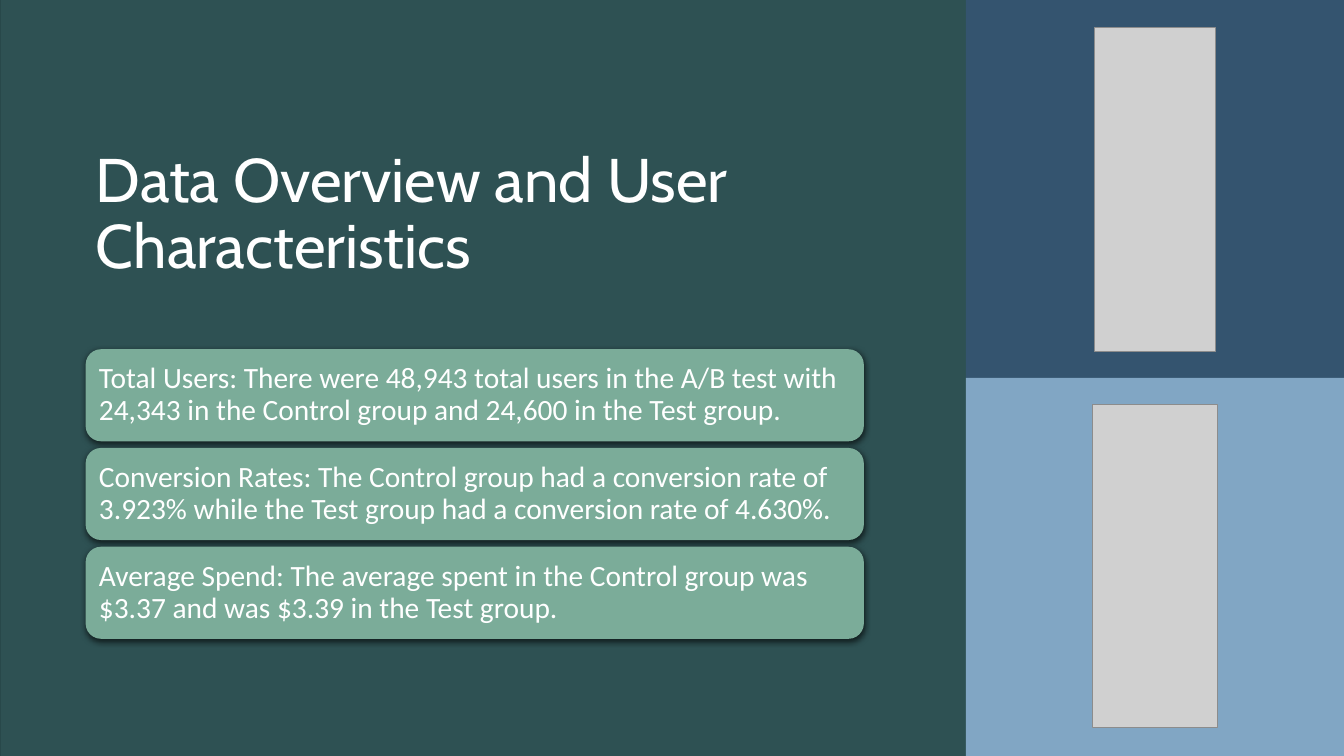
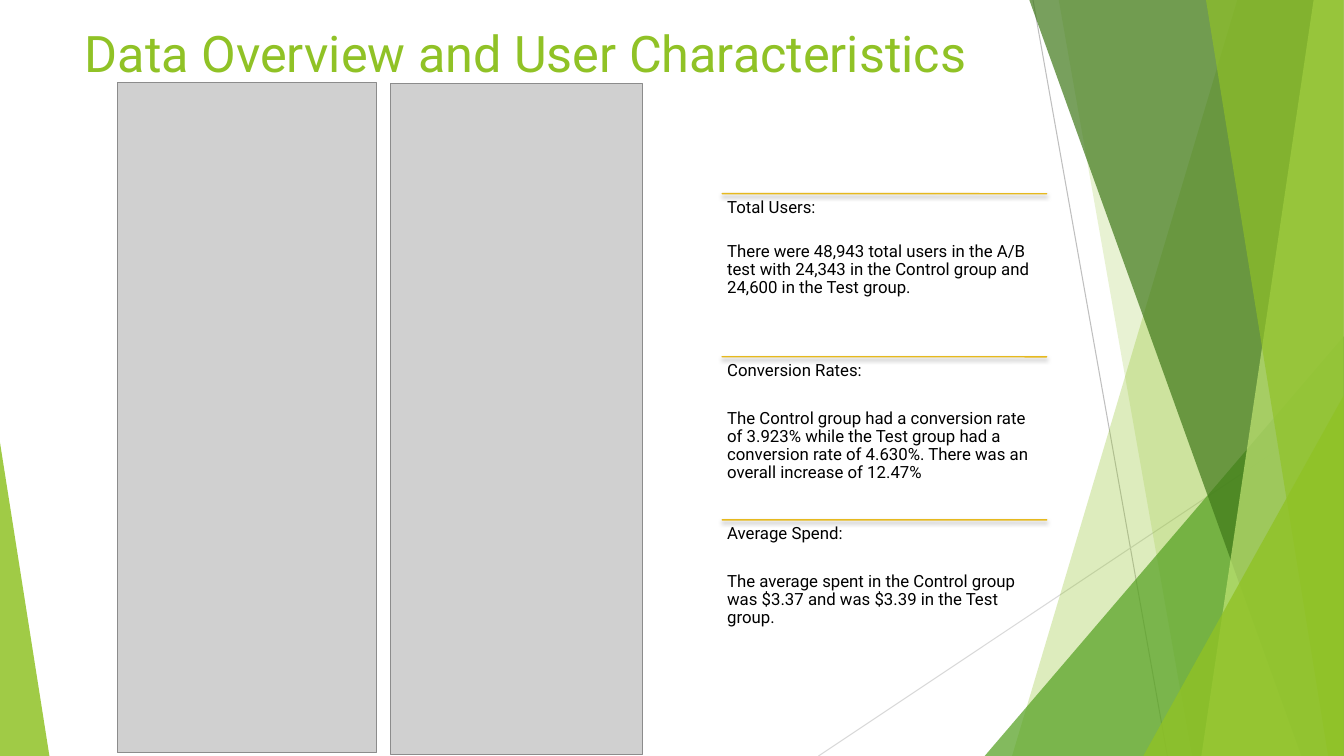
Before and after one commit to bhazeltn/Globox_AB_Project, a slide deck: slide 5 of Globox.pptx (slide 4 before the commit). Drawn at 1344x756 pixels with LibreOffice and Linux fonts; fonts in the diff are those of the drawing; grey boxes stand for pictures. Boxes give left, top, right and bottom in pixels: in the first picture for what was removed or moved away, otherwise in the second. Text is boxed around its words. In the diff, an @@ line names an element or a change of style, - is before the commit and + after.

```diff
--- a/Globox.pptx
+++ b/Globox.pptx
@@ background #213A3B to #FFFFFF @@
@@ rectangle removed at (x1=0, y1=0, x2=1344, y2=756) @@
@@ rectangle removed at (x1=0, y1=0, x2=1344, y2=756) @@
@@ title "Data Overview and User Characteristics" moved from (x1=96, y1=156, x2=728, y2=269) to (x1=85, y1=34, x2=966, y2=84) @@
@@ title "Data Overview and User Characteristics" at (x1=85, y1=34, x2=966, y2=84): size 44 to 36 pt, font Cabin to Roboto, text colour #FFFFFF to #90C226; line spacing 0.9 to 1; vertical alignment bottom to top @@
@@ rectangle removed at (x1=966, y1=0, x2=1344, y2=378) @@
@@ picture resized from (x1=1093, y1=404, x2=1218, y2=728) to (x1=117, y1=83, x2=377, y2=753) @@
@@ picture resized from (x1=1095, y1=28, x2=1216, y2=352) to (x1=391, y1=84, x2=642, y2=754) @@
@@ line added from (722, 194) to (1047, 194), #E6B91E 1 pt @@
@@ text at (x1=727, y1=200, x2=1029, y2=297): text changed; size 21 to 12 pt; font Calibri to Roboto; text colour #FFFFFF to #000000 @@
-Total Users: There were 48,943 total users in the A/B test with 24,343 in the Control group and 24,600 in the Test group.
+Total Users:
+There were 48,943 total users in the A/B test with 24,343 in the Control group and 24,600 in the Test group.
@@ rounded rectangle removed at (x1=86, y1=349, x2=864, y2=441) @@
@@ vertical alignment middle to top in 3 elements at (x1=727, y1=526, x2=1015, y2=627), (x1=727, y1=200, x2=1029, y2=297), (x1=727, y1=364, x2=1028, y2=478) @@
@@ line added from (722, 357) to (1047, 357), #E6B91E 1 pt @@
@@ text at (x1=727, y1=364, x2=1028, y2=478): text changed; size 21 to 12 pt; font Calibri to Roboto; text colour #FFFFFF to #000000 @@
-Conversion Rates: The Control group had a conversion rate of 3.923% while the Test group had a conversion rate of 4.630%.
+Conversion Rates:
+The Control group had a conversion rate of 3.923% while the Test group had a conversion rate of 4.630%. There was an overall increase of 12.47%
@@ rectangle removed at (x1=966, y1=378, x2=1344, y2=756) @@
@@ group added at (x1=0, y1=0, x2=1344, y2=756): 5 freeform shapes, 3 triangles, 2 lines @@
@@ rounded rectangle removed at (x1=86, y1=448, x2=864, y2=539) @@
@@ line added from (722, 520) to (1047, 520), #E6B91E 1 pt @@
@@ text at (x1=727, y1=526, x2=1015, y2=627): text changed; size 21 to 12 pt; font Calibri to Roboto; text colour #FFFFFF to #000000 @@
-Average Spend: The average spent in the Control group was $3.37 and was $3.39 in the Test group.
+Average Spend:
+The average spent in the Control group was $3.37 and was $3.39 in the Test group.
@@ rounded rectangle removed at (x1=86, y1=546, x2=864, y2=638) @@
```
Also in this commit, not shown: 9 other slides changed, 5 other files.
